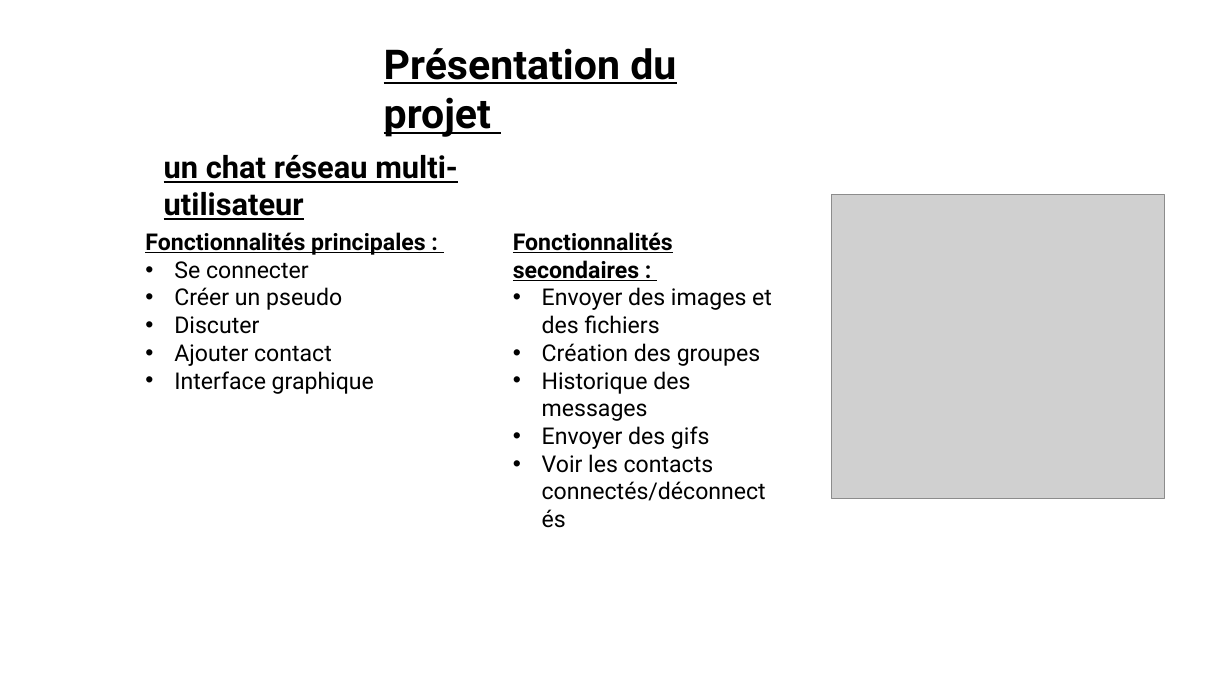
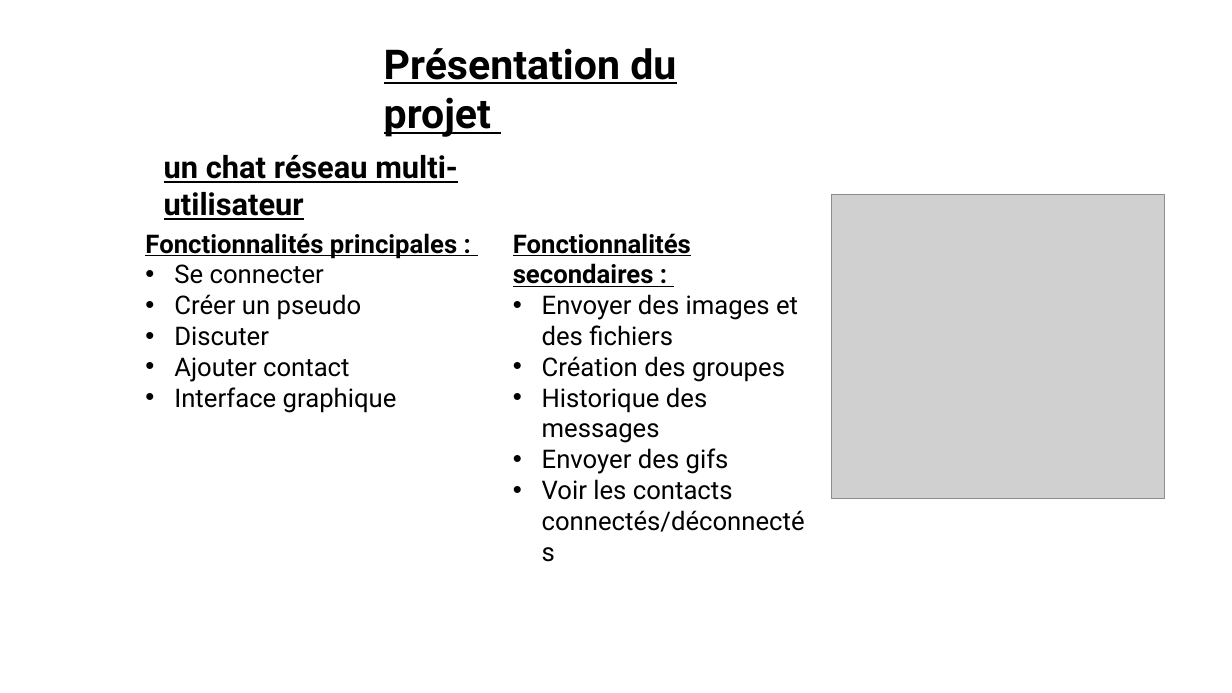
Before and after one commit to vento11b/mini-projet2, a slide deck: slide 3 of Présentation/TOKI.pptx. Drawn at 1232x693 pixels with LibreOffice and Linux fonts; fonts in the diff are those of the drawing; grey boxes stand for pictures. Boxes give left, top, right and bottom in pixels: in the first picture for what was removed or moved away, otherwise in the second. Text is boxed around its words. In the diff, an @@ line names an element or a change of style, - is before the commit and + after.

```diff
--- a/Présentation/TOKI.pptx
+++ b/Présentation/TOKI.pptx
@@ text "Fonctionnalités principales :" at [145, 233, 457, 413]: size 18 to 20 pt @@
@@ text "Fonctionnalités secondaires :" at [513, 233, 805, 532]: size 18 to 20 pt @@
```
Also in this commit, not shown: 10 other slides changed.
